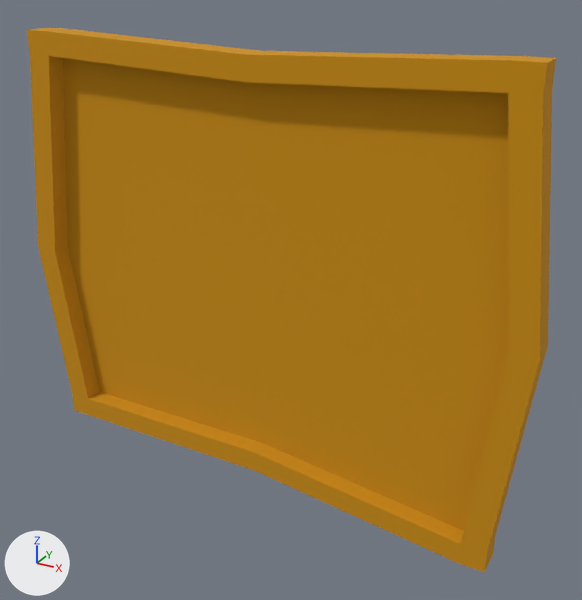
Two versions of the FBX model ArtAssets/Environment/SM_PictureFrame_A.fbx, one commit apart.
Both versions are drawn from a 50 mm camera at (0.882, -1.482, 0.716) aimed at (0.07, -0.006, -0.022). The lights are fixed; the arrows at lower left show +X, +Y and +Z. The picture after the commit comes second. Where no turn or scale is listed for an object, it has been applied to the vertices.

Before the edit, the objects in view are built like this:
```python
me_mesh = bpy.data.meshes.new('Mesh')
me_mesh.from_pydata(...)  # 57 vertices, 52 faces; spans x -0.643..0.641, y -0.068..0.0, z -0.539..0.539
me_mesh.materials.append(mat_trimsheet)  # orange #ce9000
ob_sm_pictureframe_a = bpy.data.objects.new('SM_PictureFrame_A', me_mesh)
ob_sm_pictureframe_a.location = (0.0, 0.0, 0.0)
```
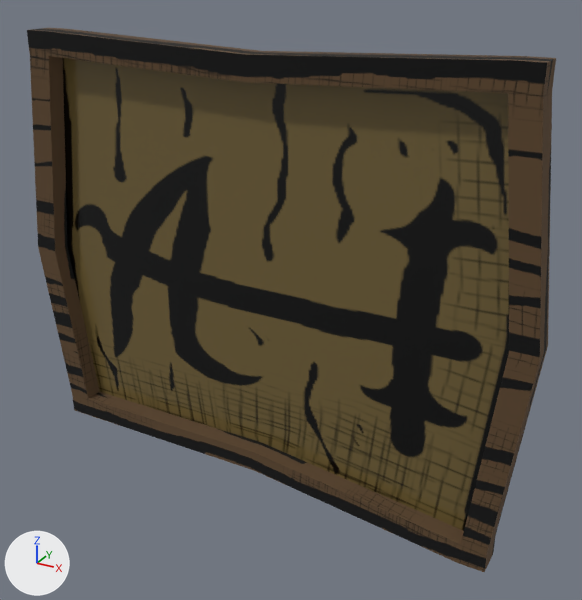
Where the change shows, as pixel boxes [x1, y1, x2, y2] in the pictures (582 x 600 px):
'SM_PictureFrame_A', recoloured, surface changed (darker)
    both: [27, 28, 556, 572]
part 1 of me_mesh, recoloured (orange to brown)
    both: [63, 58, 509, 531]
part 2 of me_mesh, recoloured (orange to brown)
    both: [38, 246, 263, 470]
part 3 of me_mesh, recoloured (darker)
    both: [27, 28, 259, 251]
part 4 of me_mesh, recoloured (darker)
    both: [254, 346, 548, 572]
part 5 of me_mesh, recoloured (darker)
    both: [245, 51, 556, 359]
part 6 of me_mesh, surface changed (darker)
    both: [27, 28, 556, 572]

The change, as a list of edits to the scene's bpy script:
```text
Add img_t_roomtrimsheet_diffuse_png:
    img_t_roomtrimsheet_diffuse_png = load_image('T_RoomTrimSheet_Diffuse.png', '../Textures/T_RoomTrimSheet_Diffuse.png', 1024, 1024, 'sRGB')
Add img_t_woodtrimsheet_diffuse_png:
    img_t_woodtrimsheet_diffuse_png = load_image('T_WoodTrimSheet_Diffuse.png', '../Textures/T_WoodTrimSheet_Diffuse.png', 1024, 1024, 'sRGB')
Add mat_roomtrimsheet:
    mat_roomtrimsheet = principled_material('RoomTrimSheet')
    mat_roomtrimsheet.texture = img_t_roomtrimsheet_diffuse_png
    mat_roomtrimsheet.roughness = 0.2
Add mat_trimsheet_wood:
    mat_trimsheet_wood = principled_material('TrimSheet_Wood')
    mat_trimsheet_wood.texture = img_t_woodtrimsheet_diffuse_png
    mat_trimsheet_wood.roughness = 1.0
Change me_mesh:
    where me_mesh.from_pydata(...)  # 57 vertices, 52 faces; spans x -0.643..0.641, y -0.068..0.0, z -0.539..0.539
    used by ob_sm_pictureframe_a; location = (0.0, 0.0, 0.0)
    me_mesh part 1: all 4 faces centred in x -0.278..0.278, y -0.023, z -0.226..0.238 switch from mat_trimsheet (orange #ce9000) to mat_roomtrimsheet (picture img_t_roomtrimsheet_diffuse_png)
    me_mesh part 2: 12 of the faces centred in x -0.615..-0.264, y -0.068..0.0, z -0.473..-0.21 switch from mat_trimsheet (orange #ce9000) to mat_trimsheet_wood (picture img_t_woodtrimsheet_diffuse_png)
    me_mesh part 3: 12 of the faces centred in x -0.615..-0.264, y -0.068..0.0, z 0.243..0.539 switch from mat_trimsheet (orange #ce9000) to mat_trimsheet_wood (picture img_t_woodtrimsheet_diffuse_png)
    me_mesh part 4: 12 of the faces centred in x 0.264..0.614, y -0.068..0.0, z -0.539..-0.243 switch from mat_trimsheet (orange #ce9000) to mat_trimsheet_wood (picture img_t_woodtrimsheet_diffuse_png)
    me_mesh part 5: 12 of the faces centred in x 0.264..0.614, y -0.068..0.0, z 0.243..0.539 switch from mat_trimsheet (orange #ce9000) to mat_trimsheet_wood (picture img_t_woodtrimsheet_diffuse_png)
    me_mesh part 6: texture (UV) coordinates of 52 of 52 faces, centred in x -0.615..0.614, y -0.068..0.0, z -0.539..0.539, changed; they spanned u 0.07..0.93, v 0.08..0.86 and now span u 0.0..0.61, v 0.04..1.0
```
